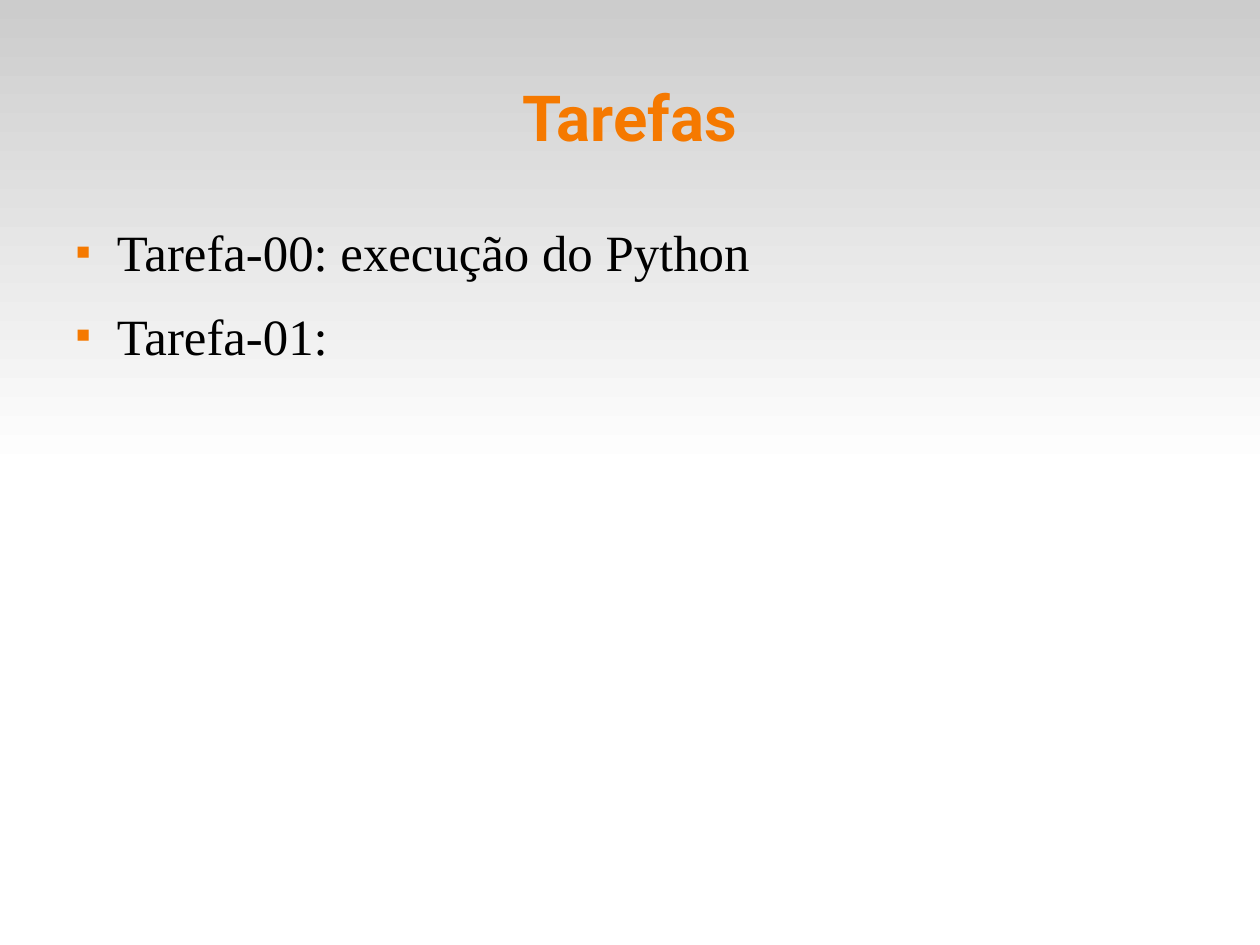
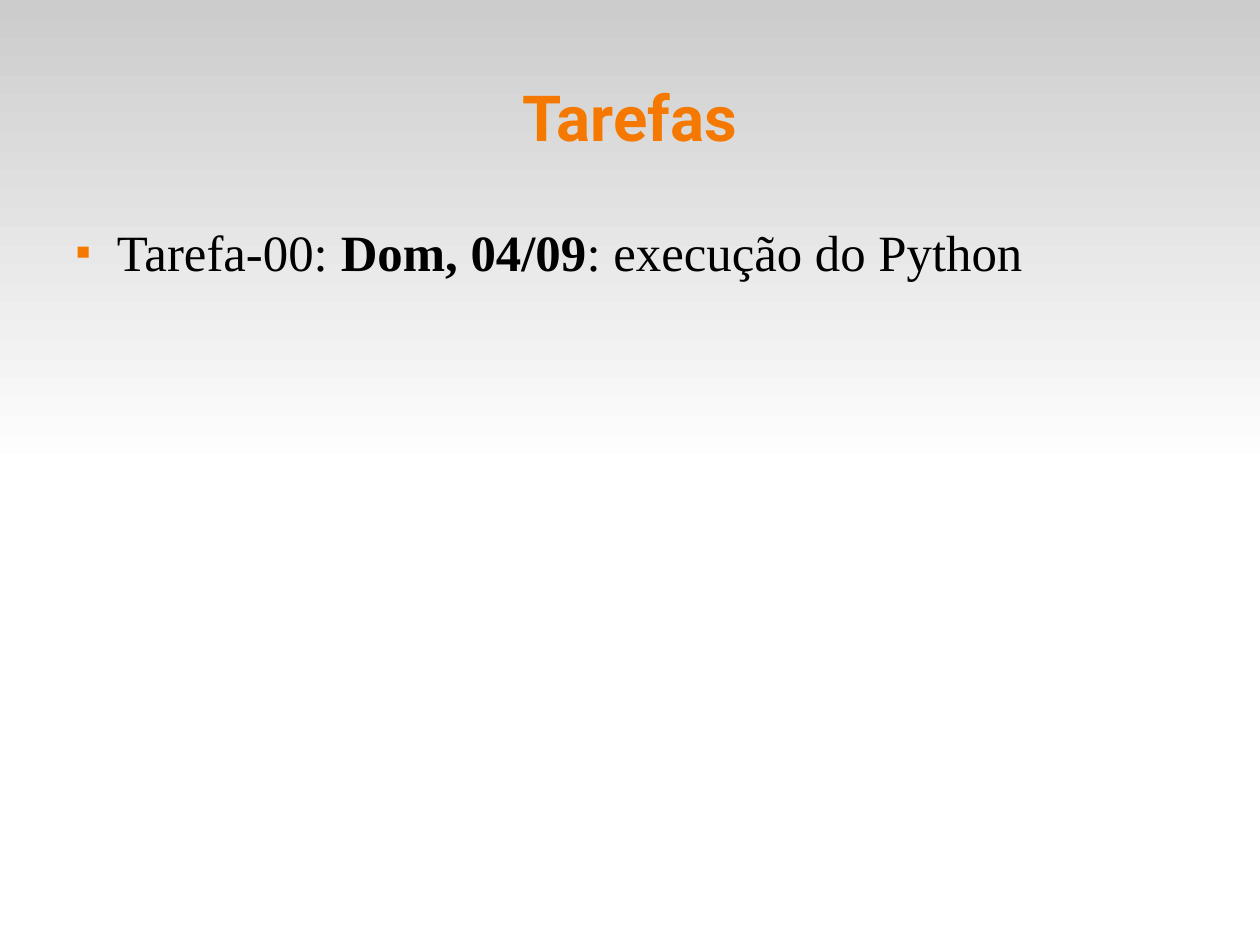
Before and after one commit to fsantanna-uerj/IPD, a slide deck: slide 5 of slides/ipd-00.odp. Drawn at 1260x945 pixels with LibreOffice and Linux fonts; fonts in the diff are those of the drawing. Boxes give left, top, right and bottom in pixels: in the first picture for what was removed or moved away, otherwise in the second. Text is boxed around its words. In the diff, an @@ line names an element or a change of style, - is before the commit and + after.

```diff
--- a/slides/ipd-00.odp
+++ b/slides/ipd-00.odp
@@ text at (117, 235, 1022, 282): text changed @@
-■ Tarefa-00: execução do Python
-■ Tarefa-01:
+■ Tarefa-00: Dom, 04/09: execução do Python
```
Also in this commit, not shown: 7 other files.
